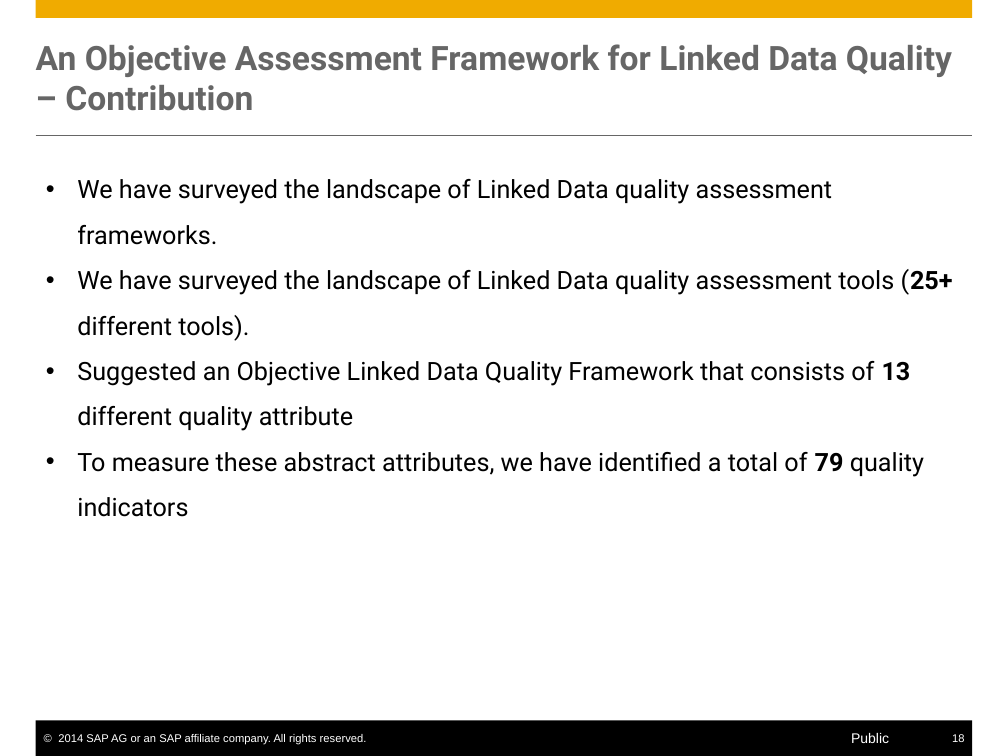
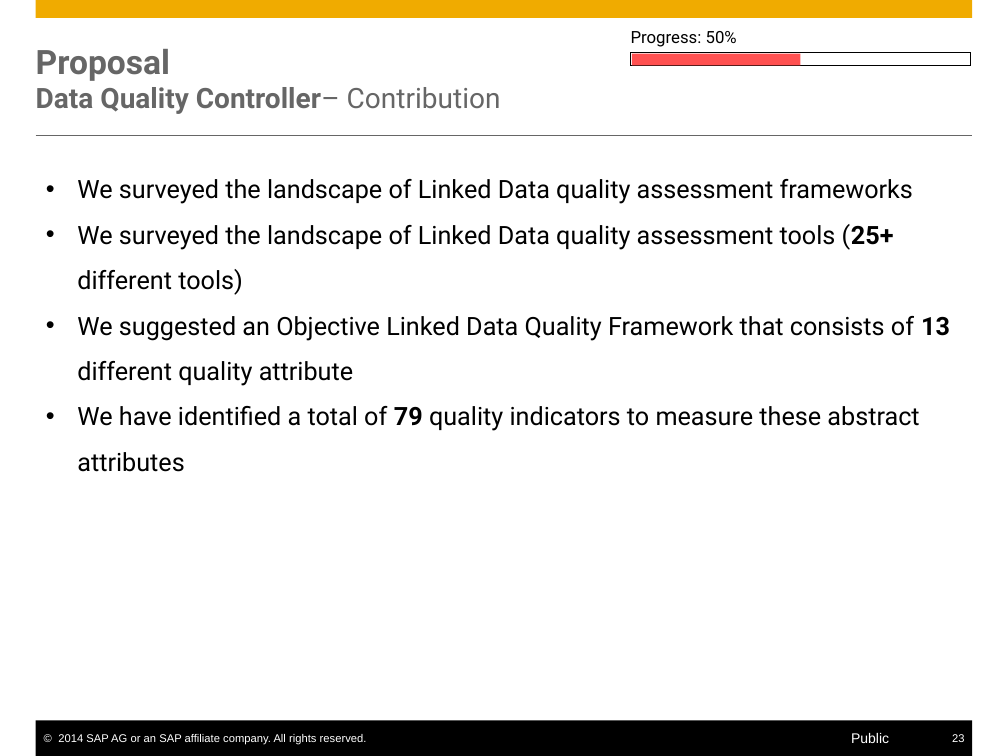
Before and after one commit to S-c-H-i-Z-o/PhD, a slide deck: slide 23 of Progress Reports CIFRE & Workplans/PhD Interim Report/presentation/Self-Service Data Provisioning through Semantic Enrichment of Data.pptx (slide 18 before the commit). Drawn at 1008x756 pixels with LibreOffice and Linux fonts; fonts in the diff are those of the drawing. Boxes give left, top, right and bottom in pixels: in the first picture for what was removed or moved away, otherwise in the second. Text is boxed around its words. In the diff, an @@ line names an element or a change of style, - is before the commit and + after.

```diff
--- a/Progress Reports CIFRE & Workplans/PhD Interim Report/presentation/Self-Service Data Provisioning through Semantic Enrichment of Data.pptx
+++ b/Progress Reports CIFRE & Workplans/PhD Interim Report/presentation/Self-Service Data Provisioning through Semantic Enrichment of Data.pptx
@@ title at [36,49,501,114]: text changed; size 24 to 20 pt @@
-An Objective Assessment Framework for Linked Data Quality – Contribution
+Proposal
+Data Quality Controller– Contribution
@@ rectangle added at [631,52,971,66], fill #FFFFFF, outline #000000 0.5 pt @@
@@ text added at [631,31,737,47], 12 pt, text #000000 @@
+Progress: 50%
@@ rectangle added at [632,53,800,66], fill #FF5050 @@
@@ text at [77,179,950,472]: text changed @@
-• We have surveyed the landscape of Linked Data quality assessment frameworks.
-• We have surveyed the landscape of Linked Data quality assessment tools (25+ different tools).
-• Suggested an Objective Linked Data Quality Framework that consists of 13 different quality attribute
-• To measure these abstract attributes, we have identified a total of 79 quality indicators
+• We surveyed the landscape of Linked Data quality assessment frameworks
+• We surveyed the landscape of Linked Data quality assessment tools (25+ different tools)
+• We suggested an Objective Linked Data Quality Framework that consists of 13 different quality attribute
+• We have identified a total of 79 quality indicators to measure these abstract attributes
@@ page number at [952,734,964,742]: text changed @@
-18
+23
```
Also in this commit, not shown: 16 other slides changed, 17 slides added, 3 slides removed, 23 other files.
